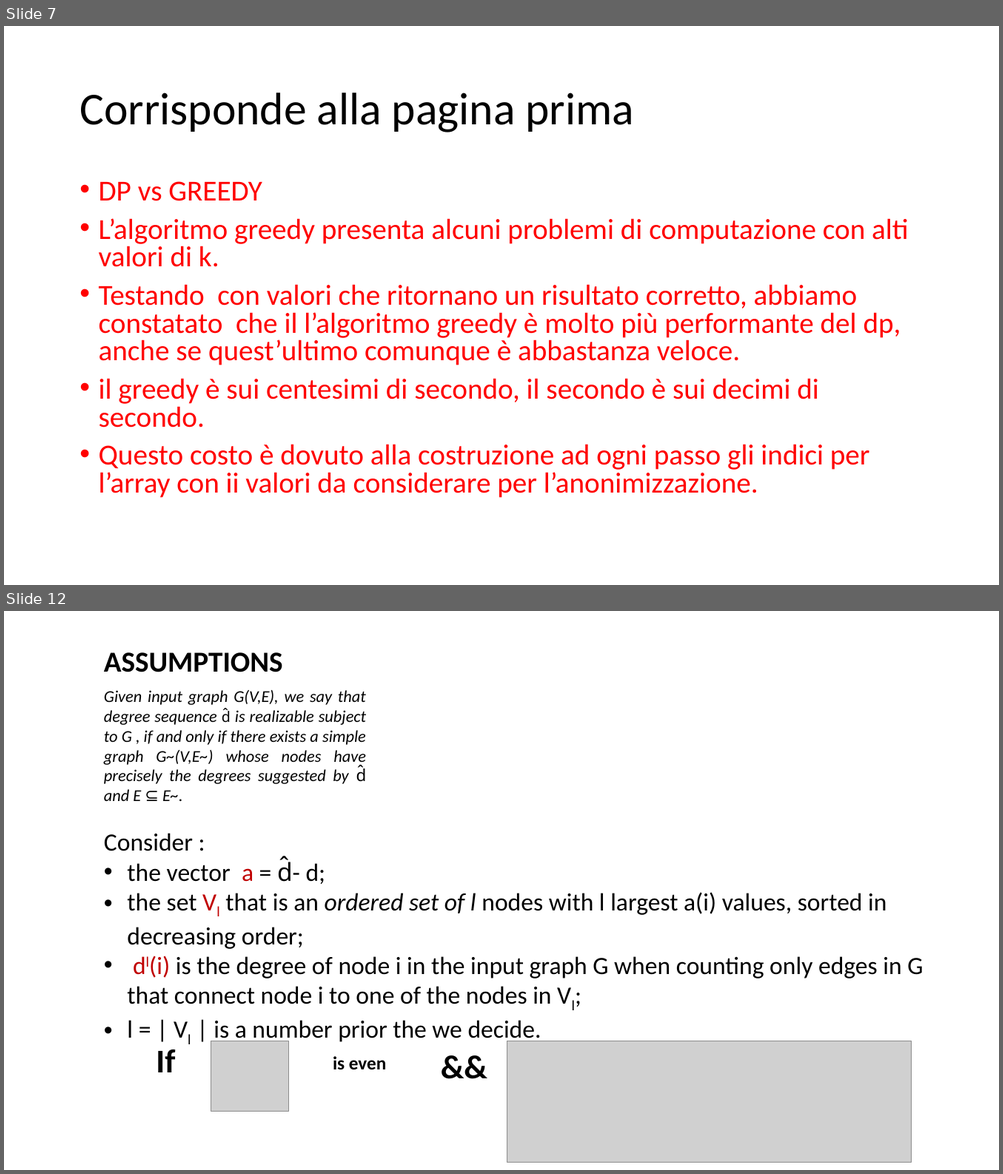
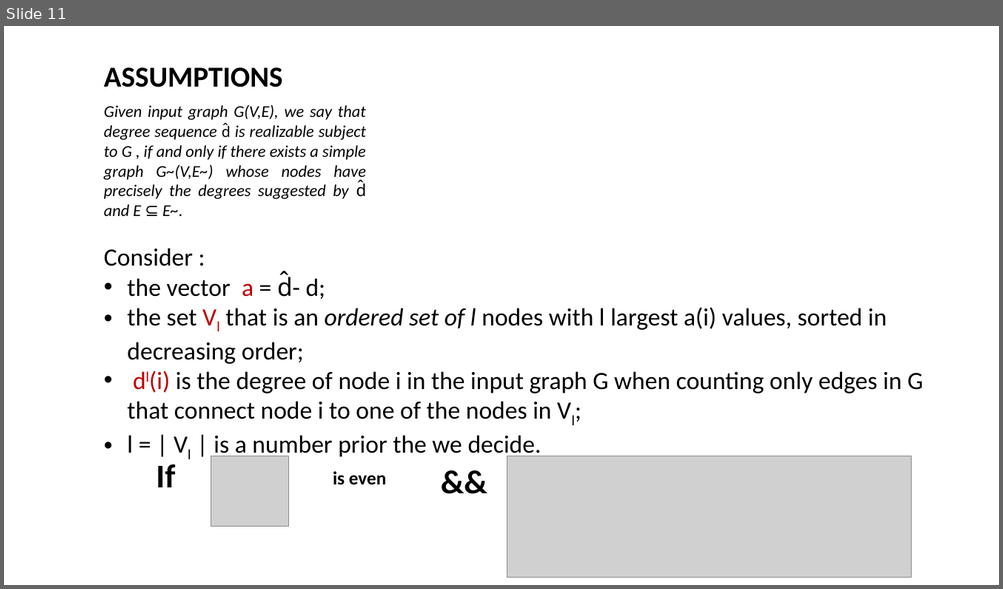
Before and after one commit to enz93/k-degree, a slide deck: Presentazione.pptx. Shown one above the other, each under a label of ours: slides 7 and 12 before the commit, slide 11 after it; the slides between them are not shown. The pictures are 1003x1174 and 1003x589 pixels, drawn with LibreOffice and Linux fonts; fonts in the diff are those of the drawing; grey boxes stand for pictures. Boxes give left, top, right and bottom in pixels: in the first picture for what was removed or moved away, otherwise in the second. Text is boxed around its words. In the diff, an @@ line names an element or a change of style, - is before the commit and + after.

```diff
--- a/Presentazione.pptx
+++ b/Presentazione.pptx
@@ slide 7 removed at (x1=4, y1=26, x2=999, y2=585), background #FFFFFF @@
@@ title removed at (x1=79, y1=93, x2=634, y2=133) @@
-Corrisponde alla pagina prima
@@ text removed at (x1=99, y1=181, x2=908, y2=498) @@
-• DP vs GREEDY
-• L’algoritmo greedy presenta alcuni problemi di computazione con alti valori di k.
-• Testando con valori che ritornano un risultato corretto, abbiamo constatato che il l’algoritmo greedy è molto più performante del dp, anche se quest’ultimo comunque è abbastanza veloce.
-• il greedy è sui centesimi di secondo, il secondo è sui decimi di secondo.
-• Questo costo è dovuto alla costruzione ad ogni passo gli indici per l’array con ii valori da considerare per l’anonimizzazione.
@@ what was slide 12 is now slide 11 @@
```
Also in this commit, not shown: 10 slides changed, 1 slide added, 1 other slide removed.
